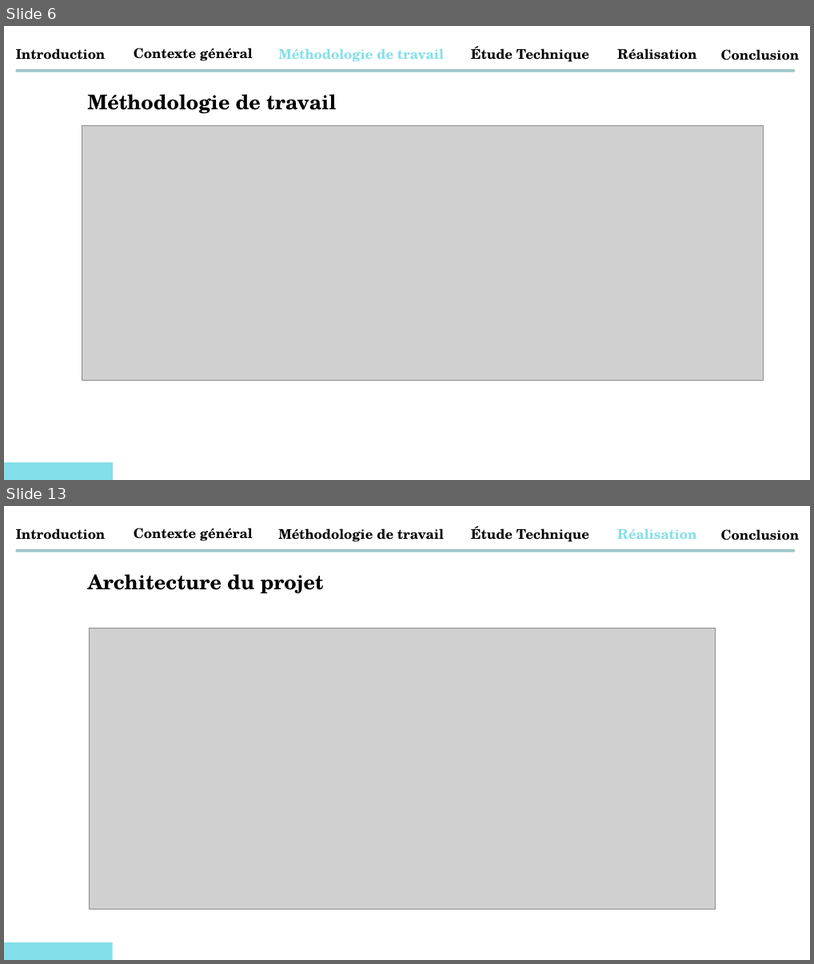
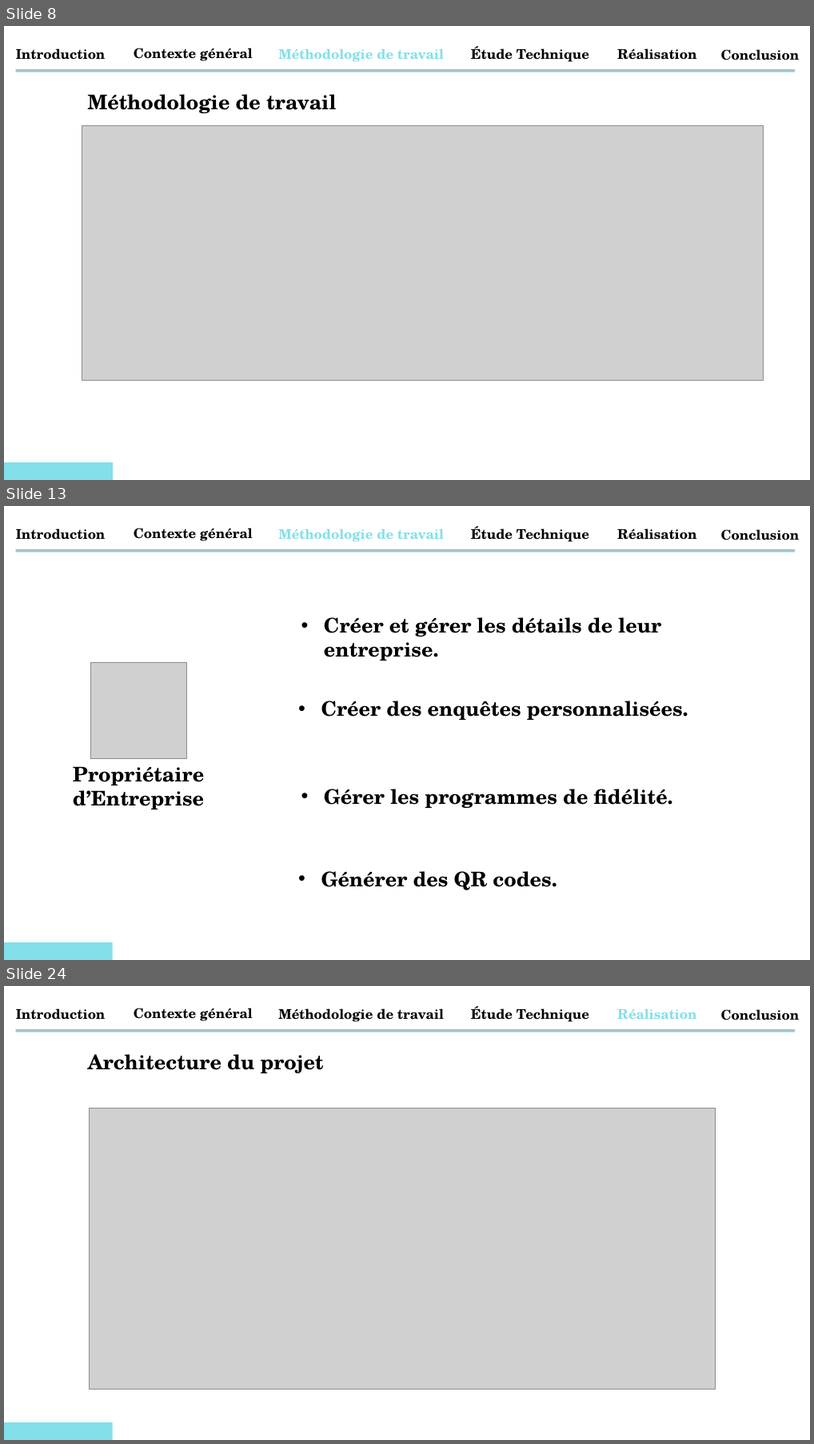
Before and after one commit to abdessamadtanafaat/AdminDashboard, a slide deck: PRESENTATION PFA/Presentatin PFA .pptx. Shown one above the other, each under a label of ours: slides 6 and 13 before the commit, slides 8, 13 and 24 after it; the slides between them are not shown. The pictures are 814x964 and 814x1444 pixels, drawn with LibreOffice and Linux fonts; fonts in the diff are those of the drawing; grey boxes stand for pictures. Boxes give left, top, right and bottom in pixels: in the first picture for what was removed or moved away, otherwise in the second. Text is boxed around its words. In the diff, an @@ line names an element or a change of style, - is before the commit and + after.

```diff
--- a/PRESENTATION PFA/Presentatin PFA .pptx
+++ b/PRESENTATION PFA/Presentatin PFA .pptx
@@ slide 13 added at (x1=4, y1=506, x2=810, y2=960), background #FFFFFF @@
@@ text added at (x1=16, y1=528, x2=106, y2=540), 16 pt, text #000000, bold @@
+Introduction
@@ text added at (x1=134, y1=528, x2=253, y2=541), 16 pt, text #000000, bold @@
+Contexte général
@@ text added at (x1=278, y1=528, x2=444, y2=542), 16 pt, text #83DFE9, bold @@
+Méthodologie de travail
@@ text added at (x1=471, y1=526, x2=590, y2=542), 16 pt, text #000000, bold @@
+Étude Technique
@@ text added at (x1=618, y1=528, x2=697, y2=540), 16 pt, text #000000, bold @@
+Réalisation
@@ text added at (x1=722, y1=529, x2=800, y2=540), 16 pt, text #000000, bold @@
+Conclusion
@@ rectangle added at (x1=15, y1=549, x2=795, y2=552), fill #A0C7CC @@
@@ text added at (x1=324, y1=617, x2=662, y2=660), 24 pt, text #000000, bold @@
+• Créer et gérer les détails de leur entreprise.
@@ picture added at (x1=90, y1=662, x2=186, y2=758) @@
@@ text added at (x1=322, y1=700, x2=689, y2=720), 24 pt, text #000000, bold @@
+• Créer des enquêtes personnalisées.
@@ text added at (x1=73, y1=766, x2=204, y2=809), 24 pt, text #000000, bold @@
+Propriétaire d’Entreprise
@@ text added at (x1=324, y1=788, x2=674, y2=808), 24 pt, text #000000, bold @@
+• Gérer les programmes de fidélité.
@@ text added at (x1=322, y1=871, x2=557, y2=890), 24 pt, text #000000, bold @@
+• Générer des QR codes.
@@ rectangle added at (x1=4, y1=945, x2=810, y2=960), fill #FFFFFF @@
@@ rectangle added at (x1=4, y1=942, x2=112, y2=960), fill #83DFE9 @@
@@ what was slide 6 is now slide 8 @@
@@ what was slide 13 is now slide 24 @@
```
Also in this commit, not shown: 7 slides changed, 10 other slides added, 1 other file.
